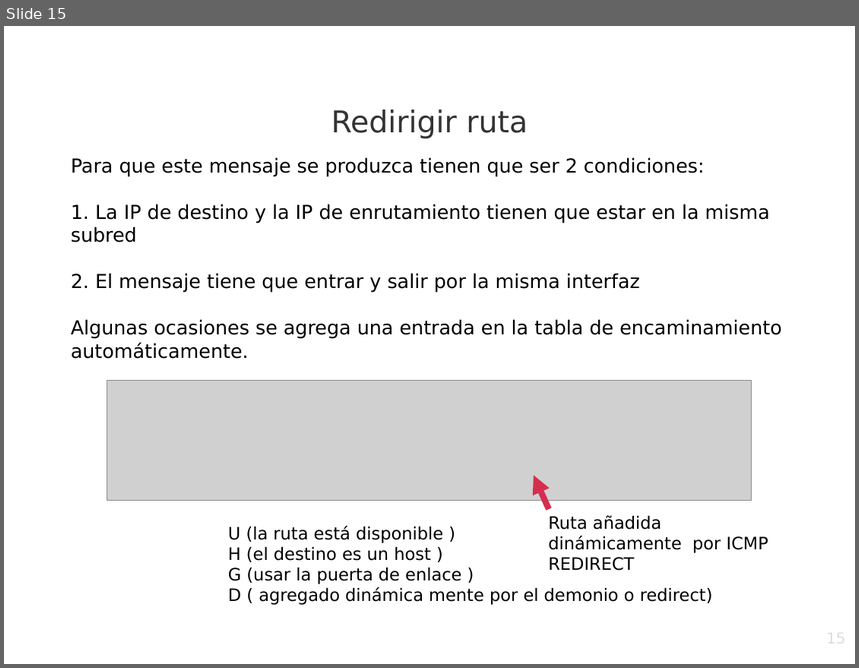
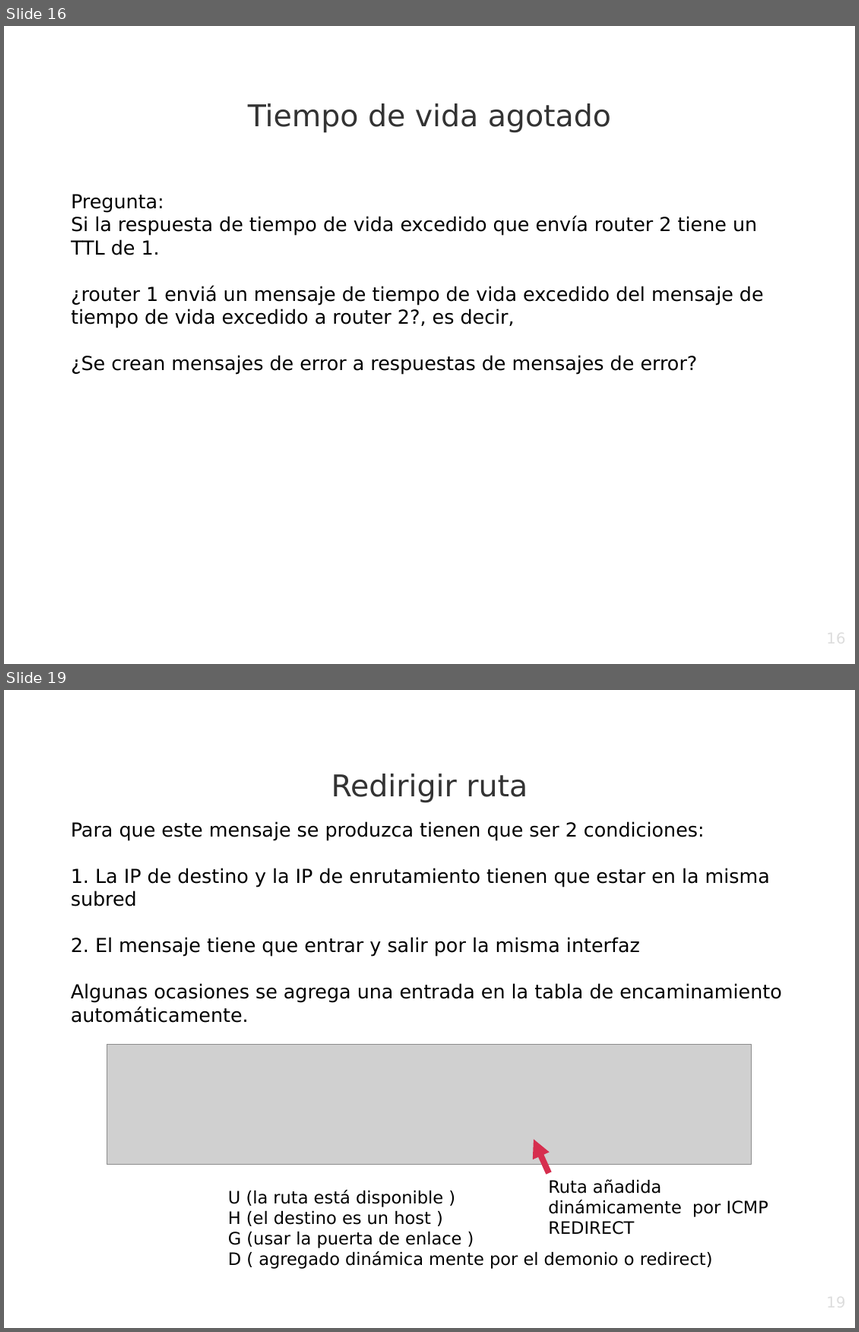
Before and after one commit to srealmoreno/Python, a slide deck: PING/ping.odp. Shown one above the other, each under a label of ours: slide 15 before the commit, slides 16 and 19 after it; the slides between them are not shown. The pictures are 859x668 and 859x1332 pixels, drawn with LibreOffice and Linux fonts; fonts in the diff are those of the drawing; grey boxes stand for pictures; background and template pictures are left out. Boxes give left, top, right and bottom in pixels: in the first picture for what was removed or moved away, otherwise in the second. Text is boxed around its words. In the diff, an @@ line names an element or a change of style, - is before the commit and + after.

```diff
--- a/PING/ping.odp
+++ b/PING/ping.odp
@@ slide 16 added at [4,26,855,664], background picture (left out) @@
@@ title added at [248,104,611,132], 28 pt, text #333333 @@
+Tiempo de vida agotado
@@ text added at [71,194,764,375], 18 pt, text #000000 @@
+Pregunta:
+Si la respuesta de tiempo de vida excedido que envía router 2 tiene un TTL de 1.
+¿router 1 enviá un mensaje de tiempo de vida excedido del mensaje de tiempo de vida excedido a router 2?, es decir,
+¿Se crean mensajes de error a respuestas de mensajes de error?
@@ page number added at [648,630,847,664], 14 pt, text #DDDDDD @@
+16
@@ what was slide 15 is now slide 19 @@
@@ page number at [648,1294,847,1328]: text changed @@
-15
+19
```
Also in this commit, not shown: 9 slides changed, 3 other slides added, 2 other files.
